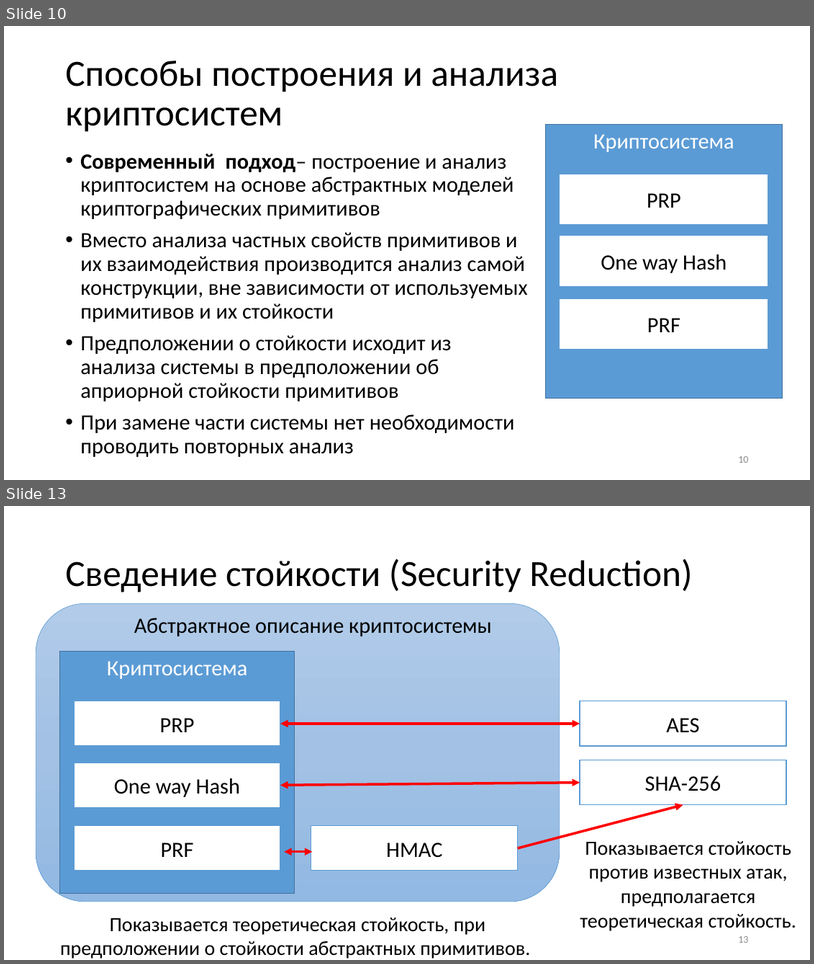
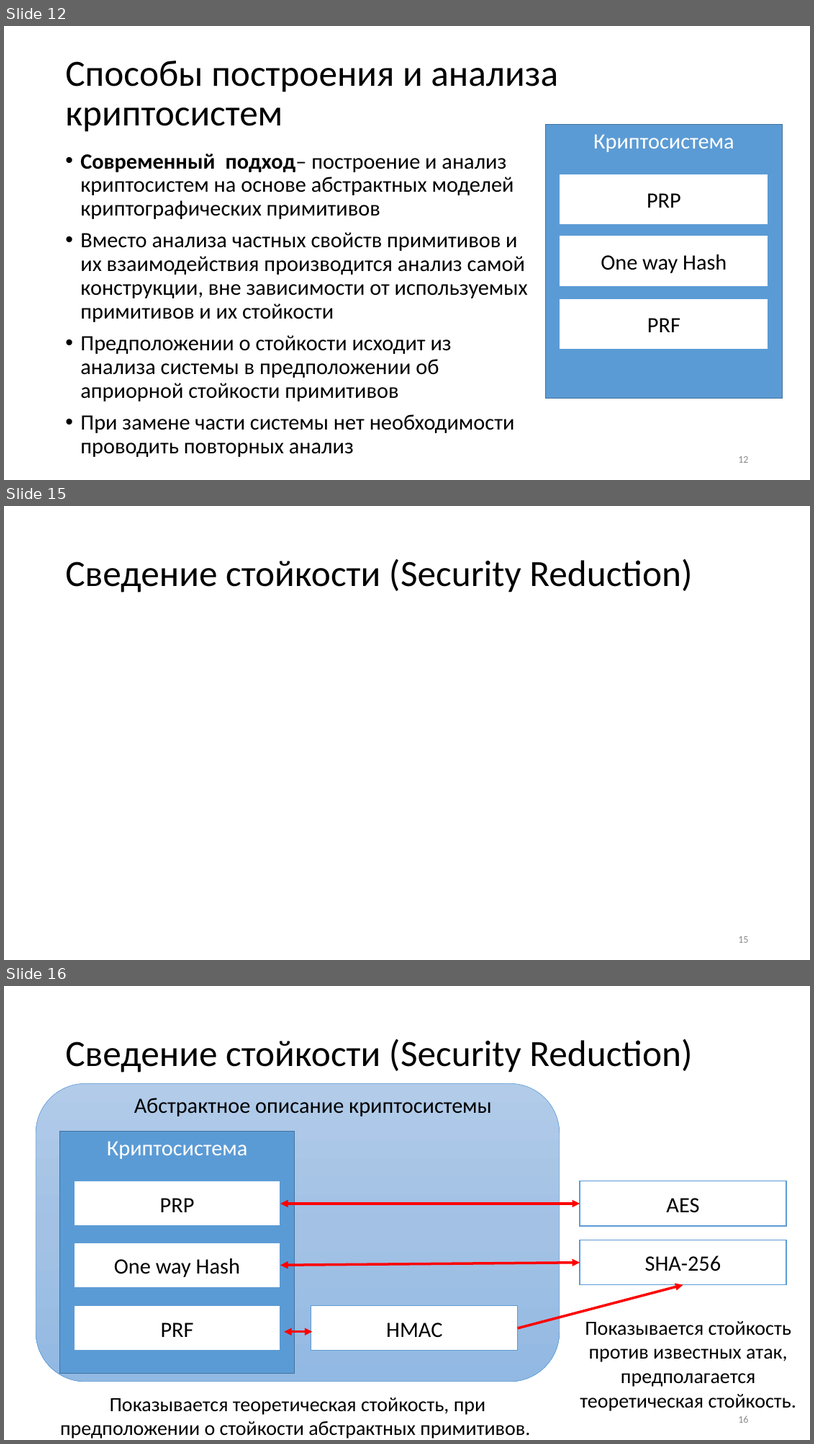
Before and after one commit to CryptoCourse/CryptoLectures, a slide deck: Lectures/Lecture1.pptx. Shown one above the other, each under a label of ours: slides 10 and 13 before the commit, slides 12, 15 and 16 after it; the slides between them are not shown. The pictures are 814x964 and 814x1444 pixels, drawn with LibreOffice and Linux fonts; fonts in the diff are those of the drawing; grey boxes stand for pictures. Boxes give left, top, right and bottom in pixels: in the first picture for what was removed or moved away, otherwise in the second. Text is boxed around its words. In the diff, an @@ line names an element or a change of style, - is before the commit and + after.

```diff
--- a/Lectures/Lecture1.pptx
+++ b/Lectures/Lecture1.pptx
@@ slide 15 added at (4,506,810,960), background #FFFFFF @@
@@ title added at (65,559,692,592), 44 pt, text #000000 @@
+Сведение стойкости (Security Reduction)
@@ page number added at (738,936,748,942), 12 pt, text #8C8C8C @@
+15
@@ what was slide 10 is now slide 12 @@
@@ page number at (738,456,748,462): text changed @@
-10
+12
@@ what was slide 13 is now slide 16 @@
@@ page number at (738,1416,748,1422): text changed @@
-13
+16
```
Also in this commit, not shown: 6 slides changed, 3 other slides added.
